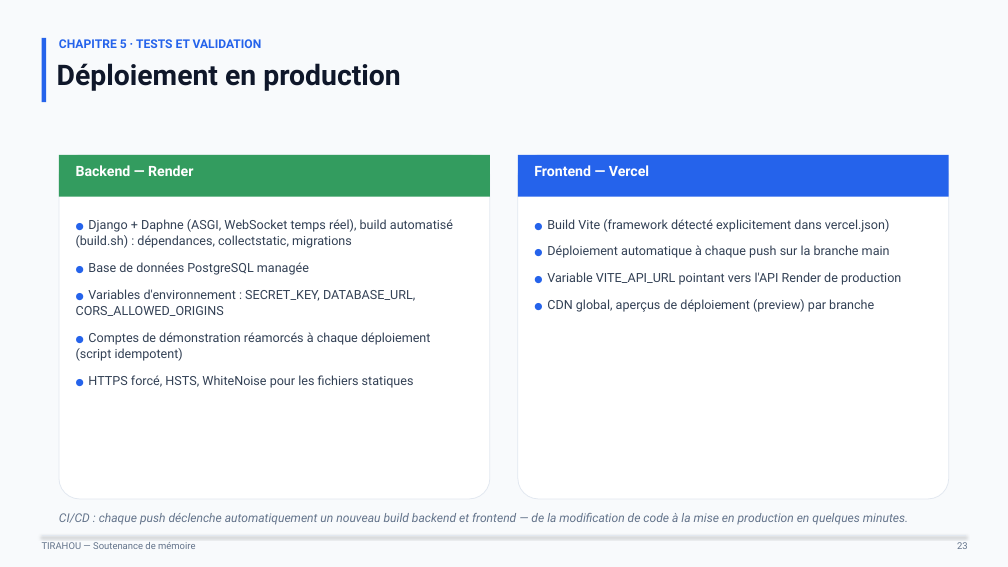
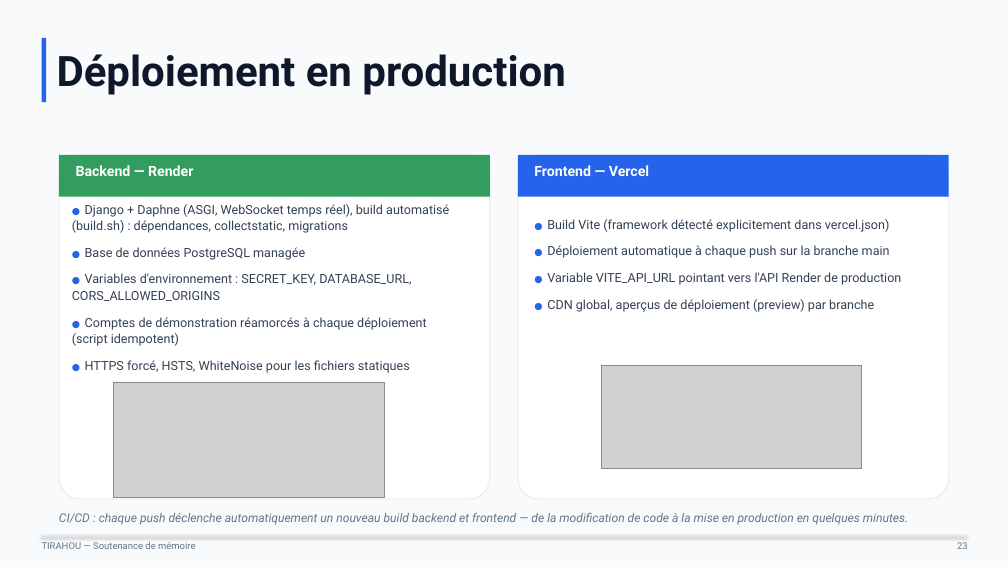
Before and after one commit to BabDIO/tirahou, a slide deck: slide 27 of TIRAHOU_Soutenance_Ali_Cisse.pptx (slide 23 before the commit). Drawn at 1008x567 pixels with LibreOffice and Linux fonts; fonts in the diff are those of the drawing; grey boxes stand for pictures. Boxes give left, top, right and bottom in pixels: in the first picture for what was removed or moved away, otherwise in the second. Text is boxed around its words. In the diff, an @@ line names an element or a change of style, - is before the commit and + after.

```diff
--- a/TIRAHOU_Soutenance_Ali_Cisse.pptx
+++ b/TIRAHOU_Soutenance_Ali_Cisse.pptx
@@ text "Déploiement en production": place and size @@
-text "Déploiement en production" at (57,63,400,91)
+text "Déploiement en production" at (57,54,565,95)
@@ text "Déploiement en production" at (57,54,565,95): size 27 to 40 pt @@
@@ text removed at (59,39,262,48) @@
-CHAPITRE 5 · TESTS ET VALIDATION
@@ text "● Django + Daphne (ASGI, ...": place and size @@
-text "● Django + Daphne (ASGI, ..." at (76,219,453,388)
+text "● Django + Daphne (ASGI, ..." at (72,204,449,373)
@@ picture added at (113,382,384,498) @@
@@ picture added at (601,365,861,469) @@
```
Also in this commit, not shown: 25 other slides changed, 6 slides added, 2 slides removed, 45 other files.
